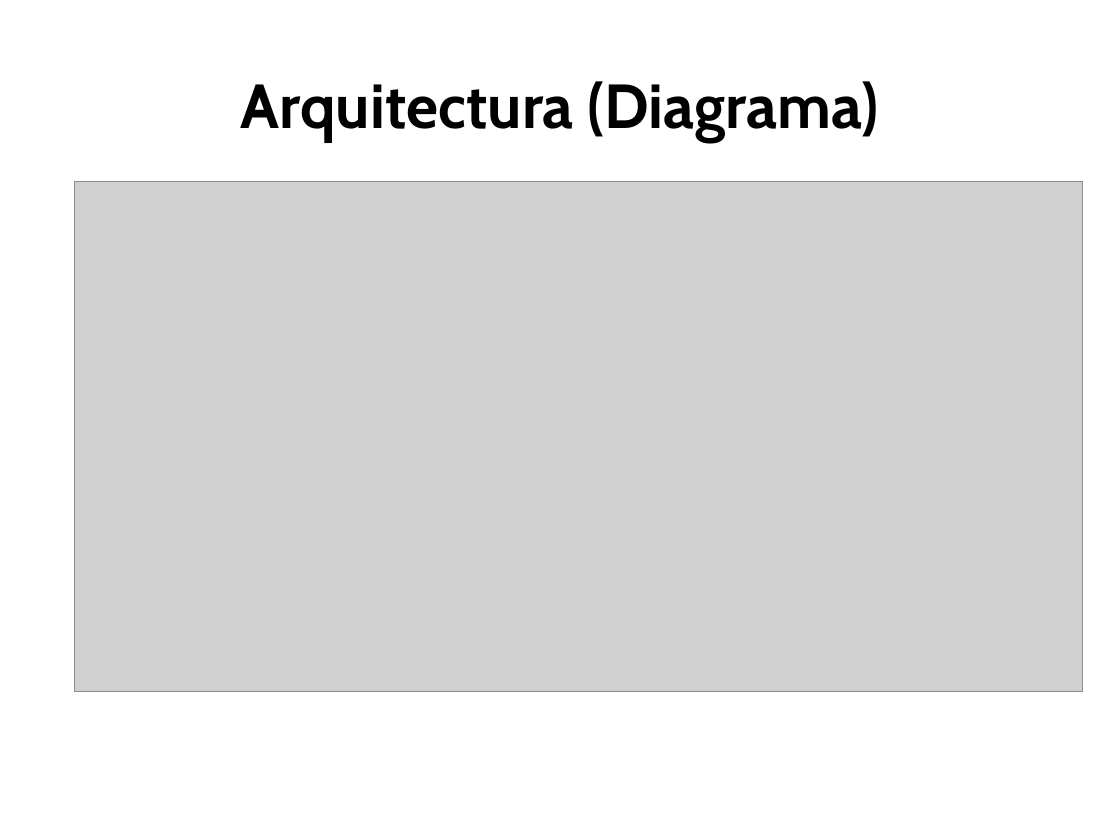
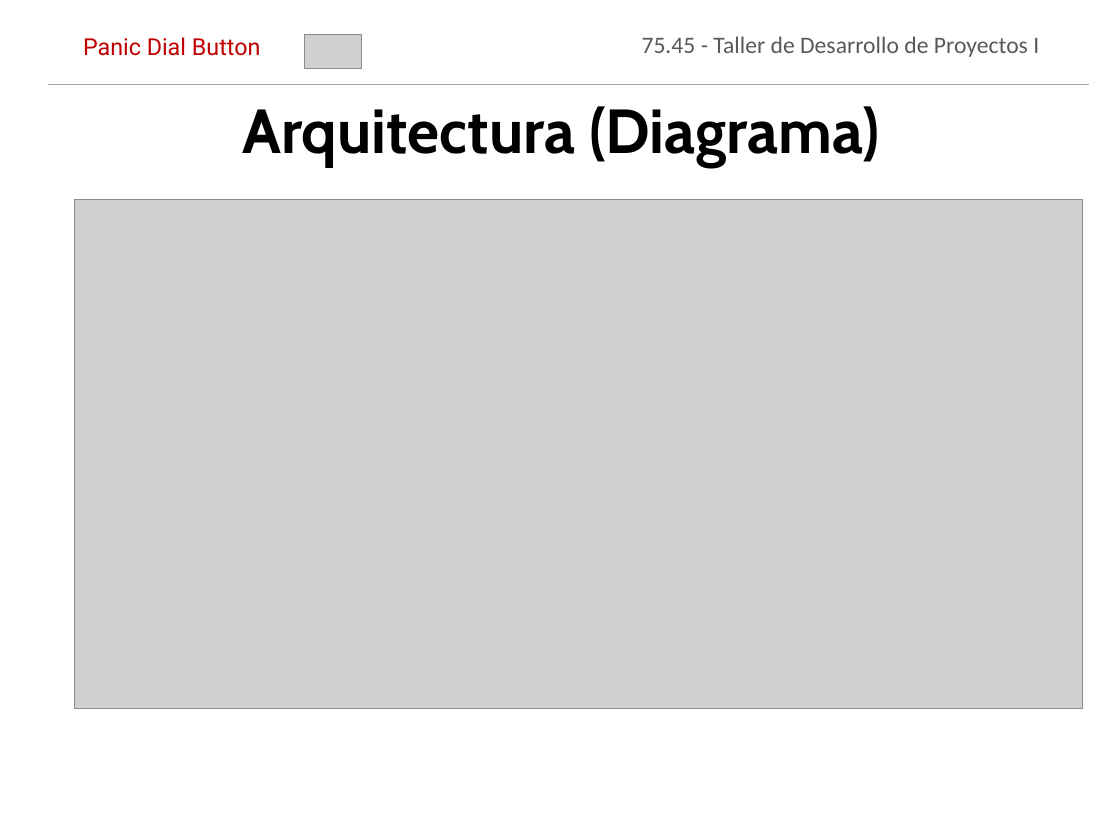
Before and after one commit to jmonetti/2012-1er-taller-de-desarrollo-de-proyectos-i, a slide deck: slide 22 of docs/Presentacion final/PresentacionFinal_V9.pptx. Drawn at 1120x840 pixels with LibreOffice and Linux fonts; fonts in the diff are those of the drawing; grey boxes stand for pictures; background and template pictures are left out. Boxes give left, top, right and bottom in pixels: in the first picture for what was removed or moved away, otherwise in the second. Text is boxed around its words. In the diff, an @@ line names an element or a change of style, - is before the commit and + after.

```diff
--- a/docs/Presentacion final/PresentacionFinal_V9.pptx
+++ b/docs/Presentacion final/PresentacionFinal_V9.pptx
@@ title "Arquitectura (Diagrama)": place and size @@
-title "Arquitectura (Diagrama)" at bbox=[241, 81, 879, 142]
+title "Arquitectura (Diagrama)" at bbox=[242, 106, 880, 167]
@@ text added at bbox=[83, 37, 261, 56], 15 pt, text #C00000 @@
+Panic Dial Button
@@ picture added at bbox=[305, 35, 362, 68] @@
@@ text added at bbox=[642, 36, 1039, 57], 15.2 pt, text #595959 @@
+75.45 - Taller de Desarrollo de Proyectos I
@@ line added from (48, 85) to (1090, 85), #A6A6A6 0.75 pt @@
@@ picture: place and size @@
-picture at bbox=[75, 181, 1083, 691]
+picture at bbox=[75, 199, 1083, 709]
```
Also in this commit, not shown: 17 other slides changed.
